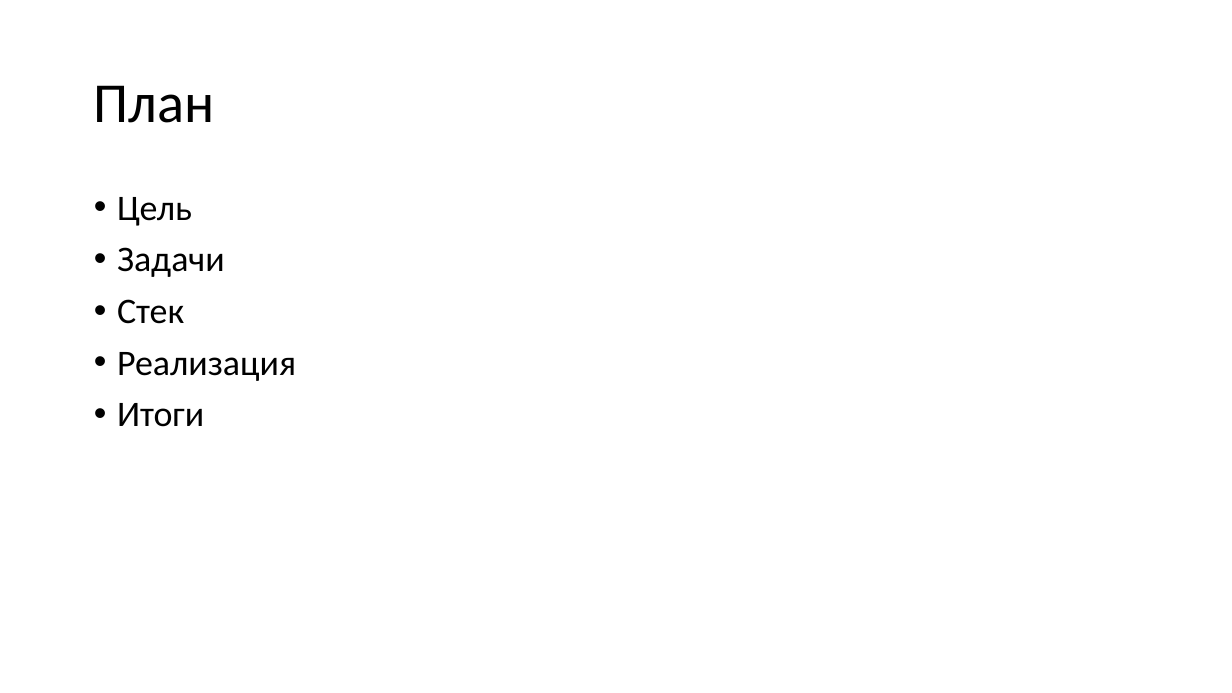
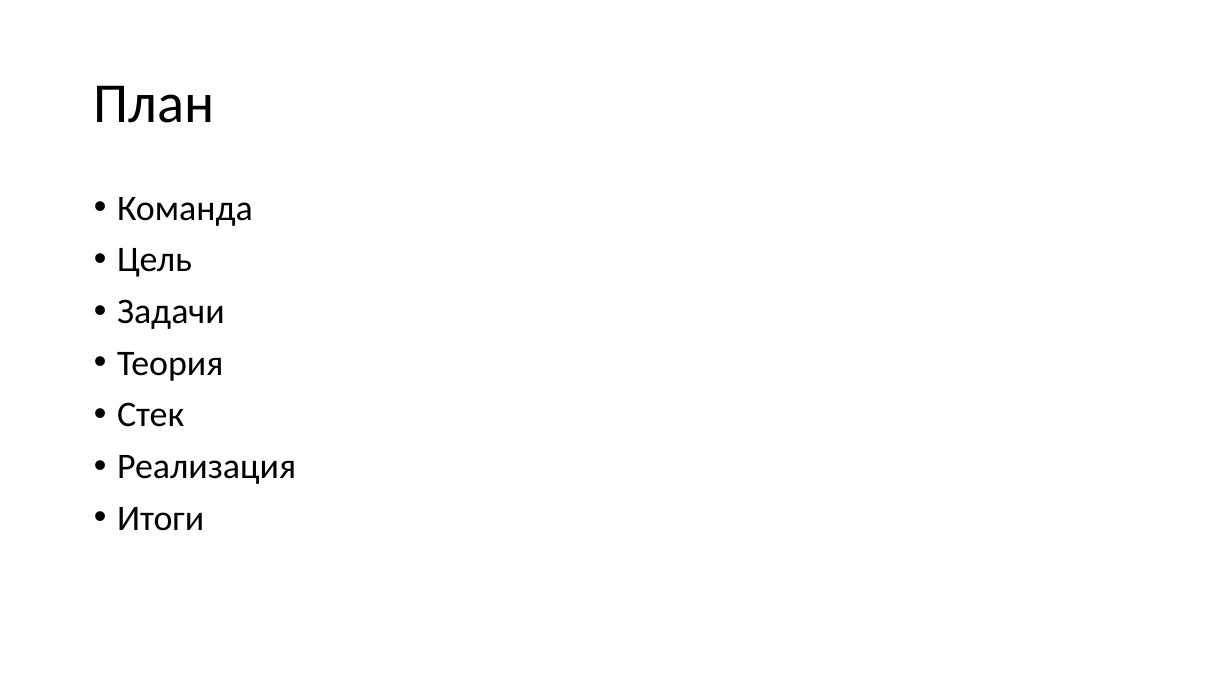
Before and after one commit to Lynech/the-reflected-signal-simulator, a slide deck: slide 2 of presentation.pptx. Drawn at 1232x693 pixels with LibreOffice and Linux fonts; fonts in the diff are those of the drawing. Boxes give left, top, right and bottom in pixels: in the first picture for what was removed or moved away, otherwise in the second. Text is boxed around its words. In the diff, an @@ line names an element or a change of style, - is before the commit and + after.

```diff
--- a/presentation.pptx
+++ b/presentation.pptx
@@ text at bbox=[117, 197, 253, 226]: paragraph added @@
+• Команда
@@ text at bbox=[117, 352, 223, 381]: paragraph added @@
+• Теория
```
Also in this commit, not shown: 6 other slides changed, 8 slides added, 1 slide removed, 1 other file.
